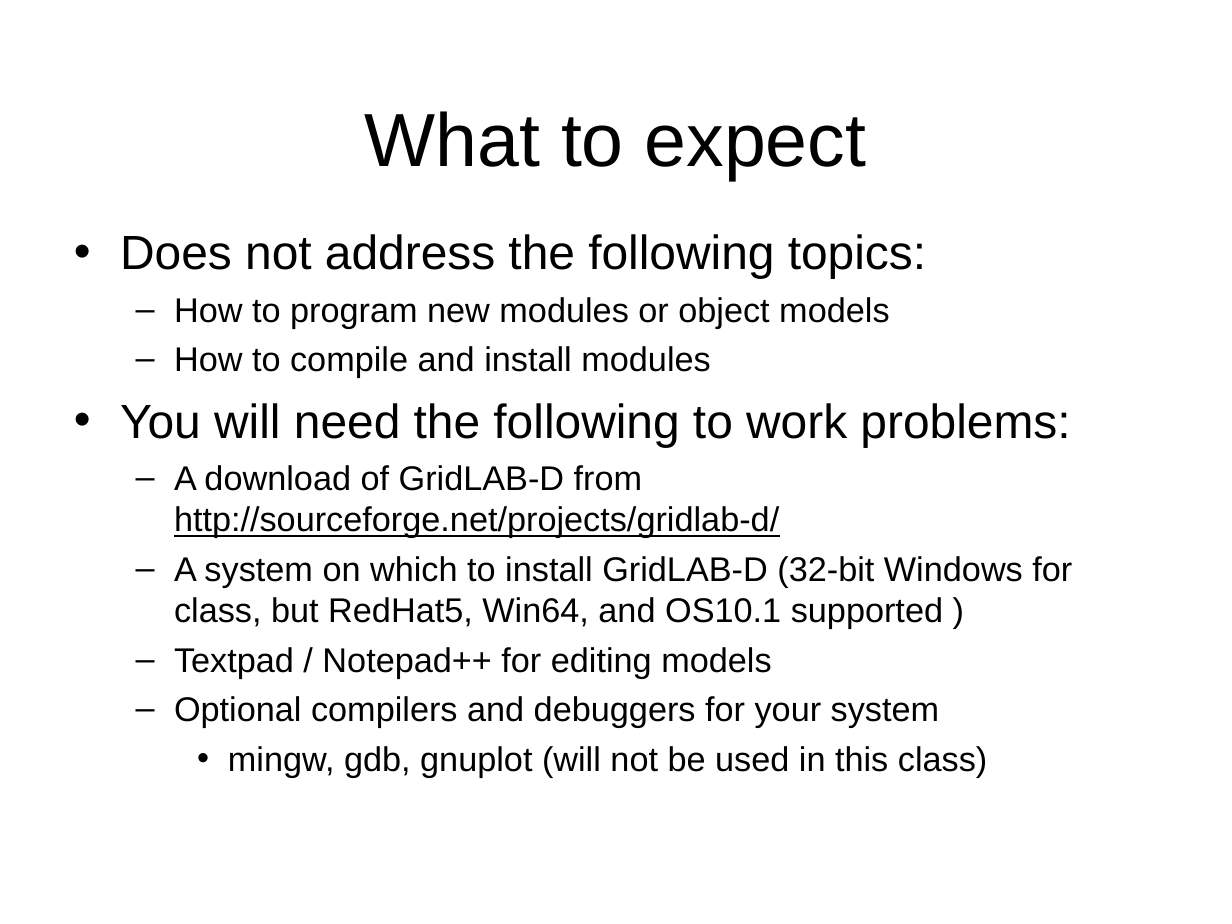
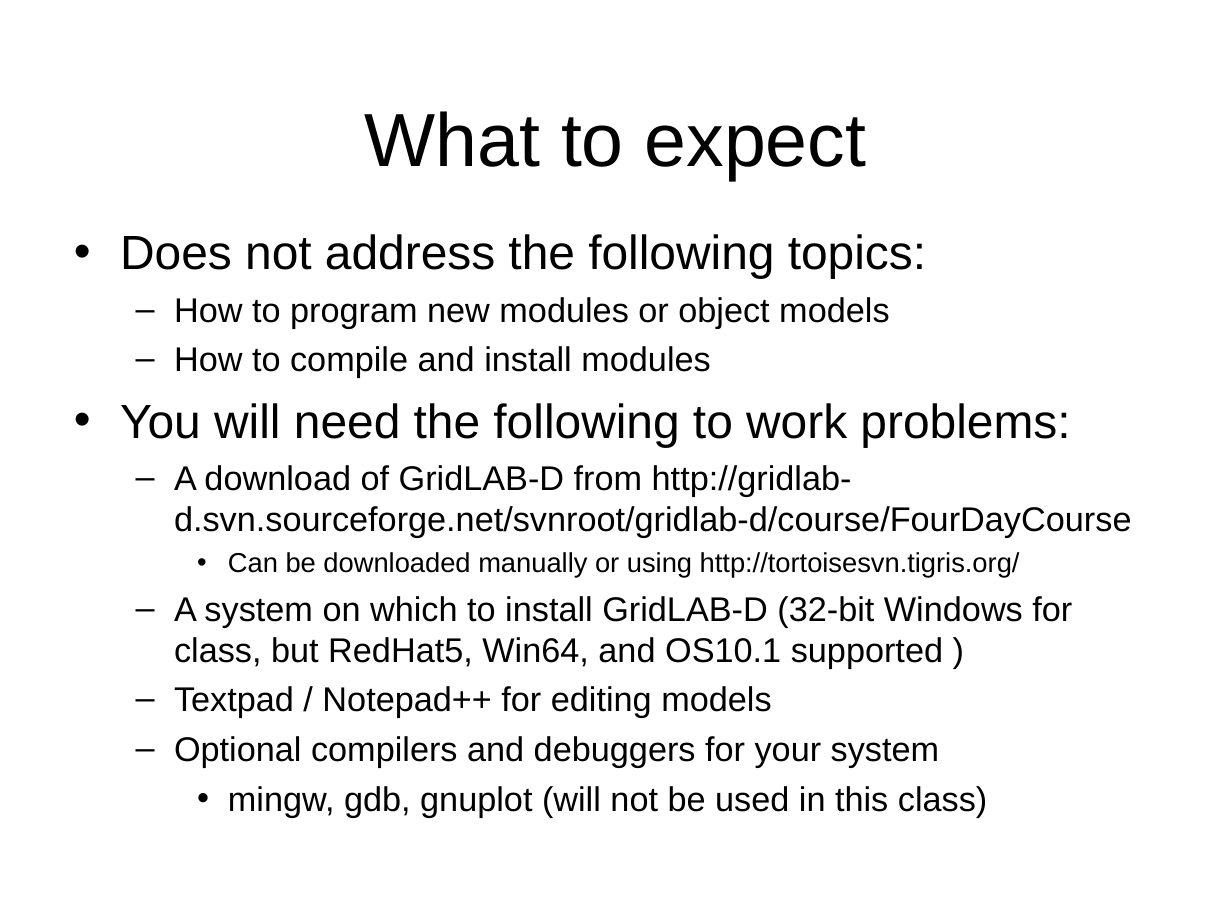
Before and after one commit to gridlab-d/course, a slide deck: slide 3 of FourDayCourse/0 - Overview.ppt. Drawn at 1232x924 pixels with LibreOffice and Linux fonts; fonts in the diff are those of the drawing; background and template pictures are left out. Boxes give left, top, right and bottom in pixels: in the first picture for what was removed or moved away, otherwise in the second. Text is boxed around its words. In the diff, an @@ line names an element or a change of style, - is before the commit and + after.

```diff
--- a/FourDayCourse/0 - Overview.ppt
+++ b/FourDayCourse/0 - Overview.ppt
@@ text at (174,465,1132,578): text changed @@
-  – A download of GridLAB-D from http://sourceforge.net/projects/gridlab-d/
+  – A download of GridLAB-D from http://gridlab-d.svn.sourceforge.net/svnroot/gridlab-d/course/FourDayCourse
+    • Can be downloaded manually or using http://tortoisesvn.tigris.org/
```
